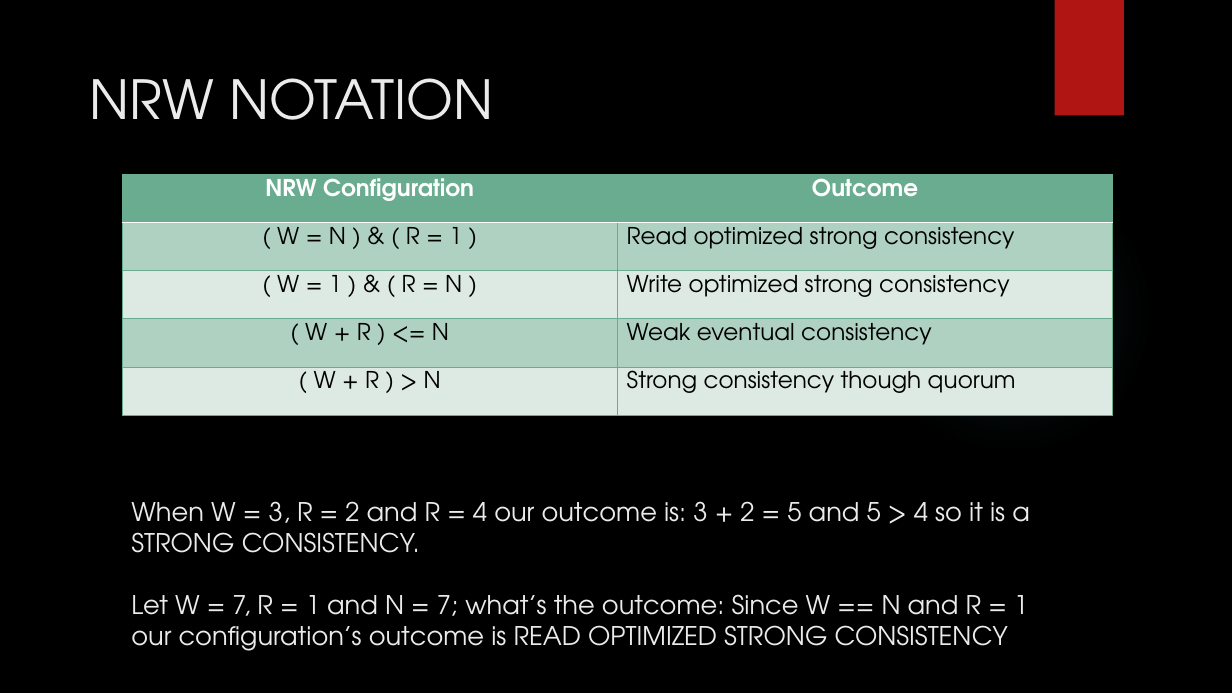
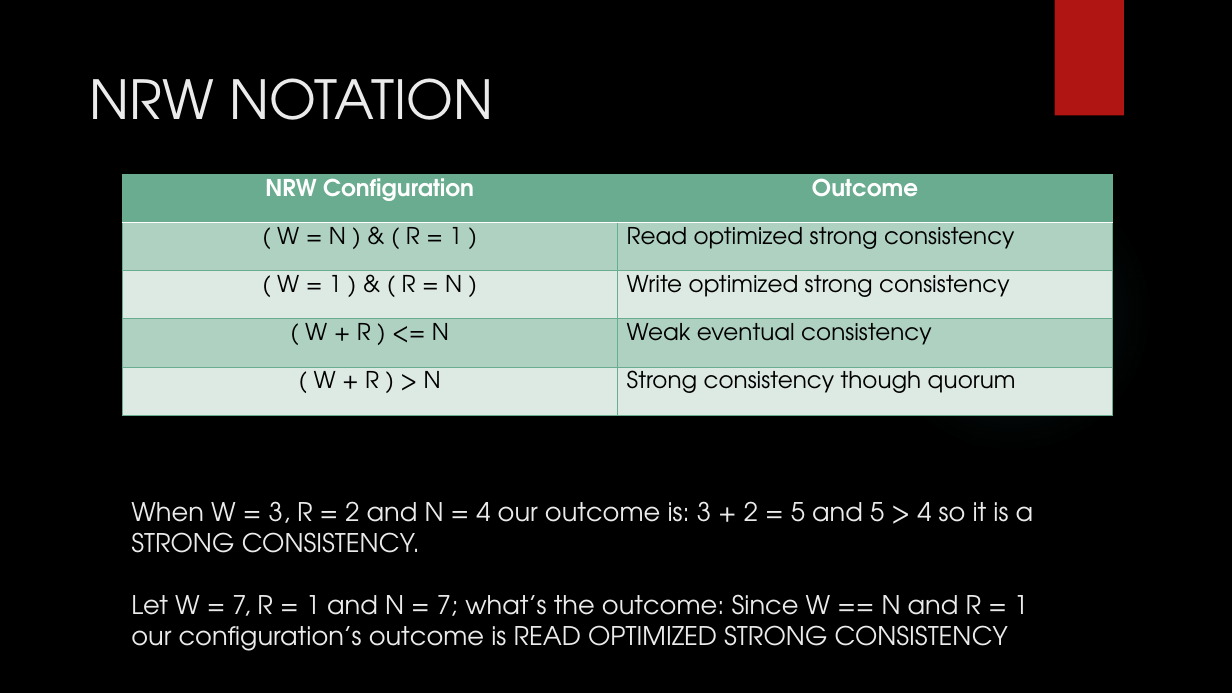
Before and after one commit to MaxWOU/cs364pptx, a slide deck: slide 8 of group6slidshow.pptx. Drawn at 1232x693 pixels with LibreOffice and Linux fonts; fonts in the diff are those of the drawing; background and template pictures are left out. Boxes give left, top, right and bottom in pixels: in the first picture for what was removed or moved away, otherwise in the second. Text is boxed around its words. In the diff, an @@ line names an element or a change of style, - is before the commit and + after.

```diff
--- a/group6slidshow.pptx
+++ b/group6slidshow.pptx
@@ title at <box>131,501,1034,651</box>: text changed @@
-When W = 3, R = 2 and R = 4 our outcome is: 3 + 2 = 5 and 5 > 4 so it is a STRONG CONSISTENCY.
-Let W = 7, R = 1 and N = 7; what’s the outcome: Since W == N and R = 1
-our configuration’s outcome is READ OPTIMIZED STRONG CONSISTENCY
+When W = 3, R = 2 and N = 4 our outcome is: 3 + 2 = 5 and 5 > 4 so it is a STRONG CONSISTENCY.
+Let W = 7, R = 1 and N = 7; what’s the outcome: Since W == N and R = 1
+our configuration’s outcome is READ OPTIMIZED STRONG CONSISTENCY
```
Also in this commit, not shown: 3 other slides changed.
